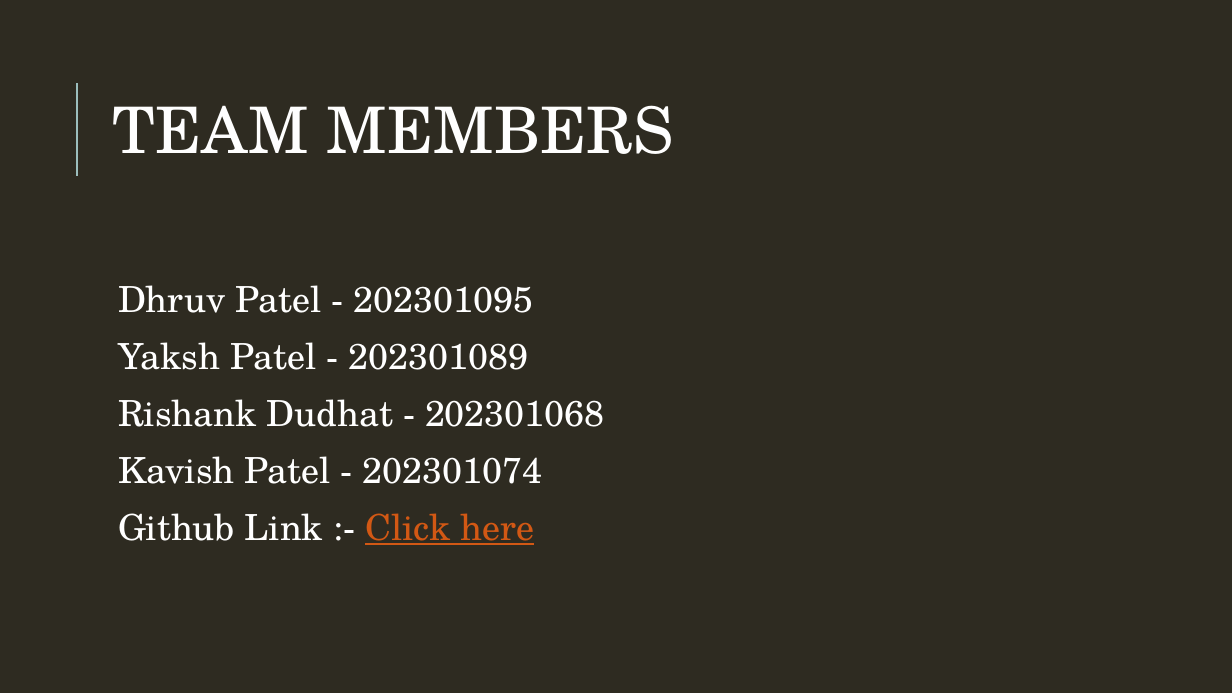
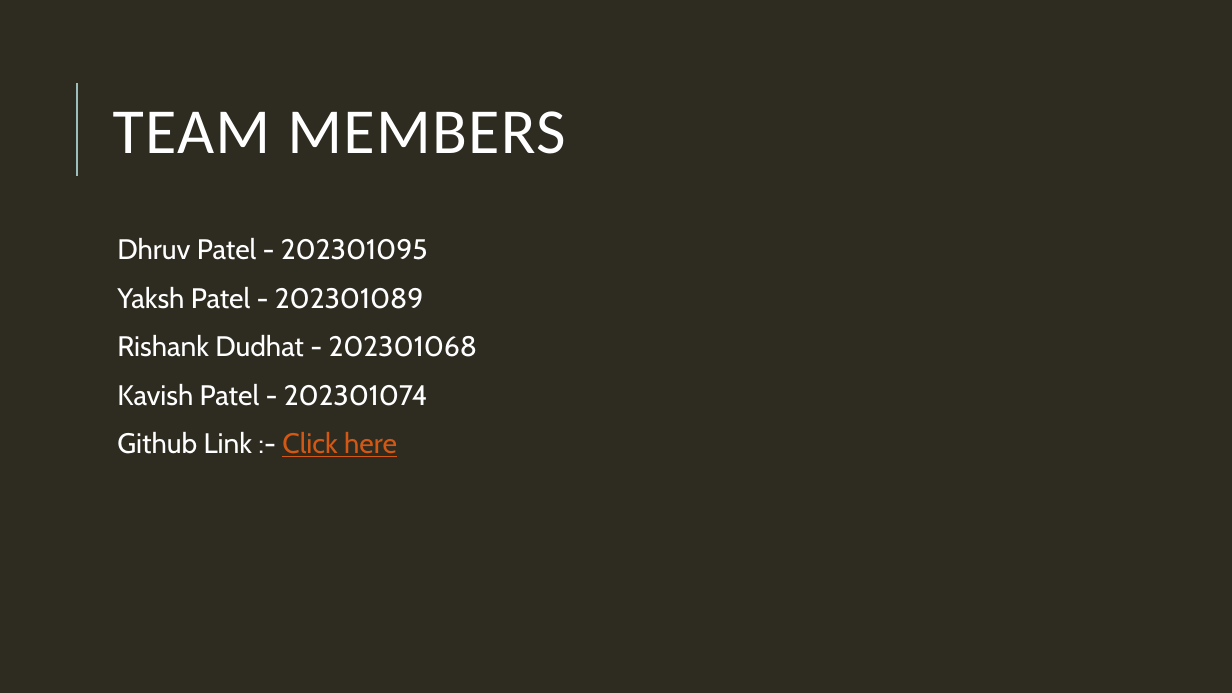
Before and after one commit to Yaksh1311/Capstone, a slide deck: slide 2 of Presentation.pptx. Drawn at 1232x693 pixels with LibreOffice and Linux fonts; fonts in the diff are those of the drawing. Boxes give left, top, right and bottom in pixels: in the first picture for what was removed or moved away, otherwise in the second. Text is boxed around its words. In the diff, an @@ line names an element or a change of style, - is before the commit and + after.

```diff
--- a/Presentation.pptx
+++ b/Presentation.pptx
@@ title "TEAM MEMBERS" at (113, 111, 565, 154): font TeX Gyre Schola to Calibri, text colour #FEFEFE to #FFFFFF, letter spacing 0 to 1 pt @@
@@ text "Dhruv Patel - 202301095" at (117, 238, 478, 457): size 28 to 22 pt, font TeX Gyre Schola to Cabin; indent changed; more space between paragraphs; vertical alignment middle to top @@
```
Also in this commit, not shown: 20 other slides changed, 4 other files.
